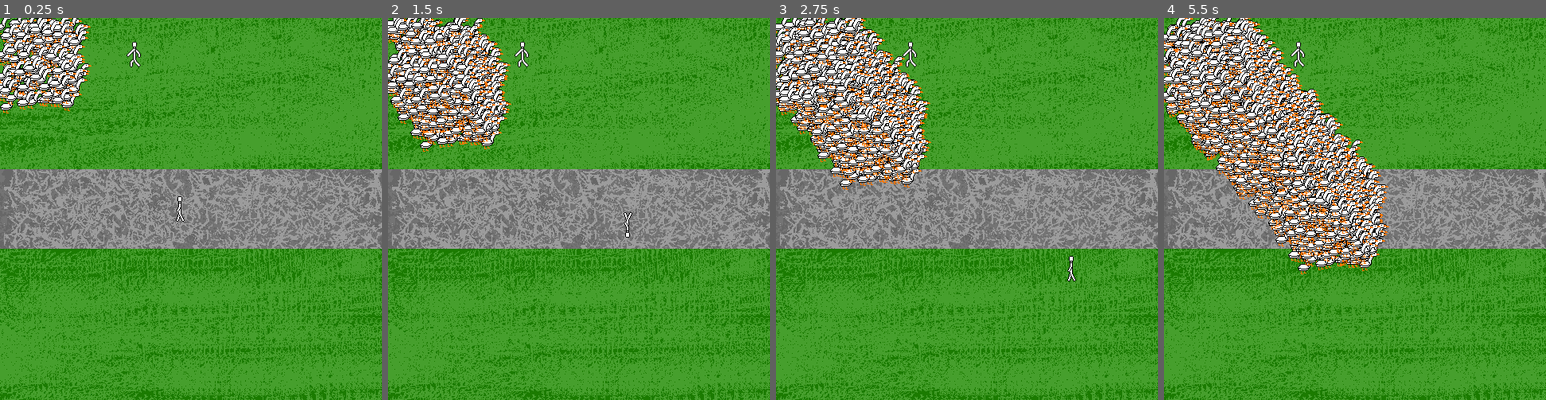
Above: before the commit, frames 1-4 (left to right).
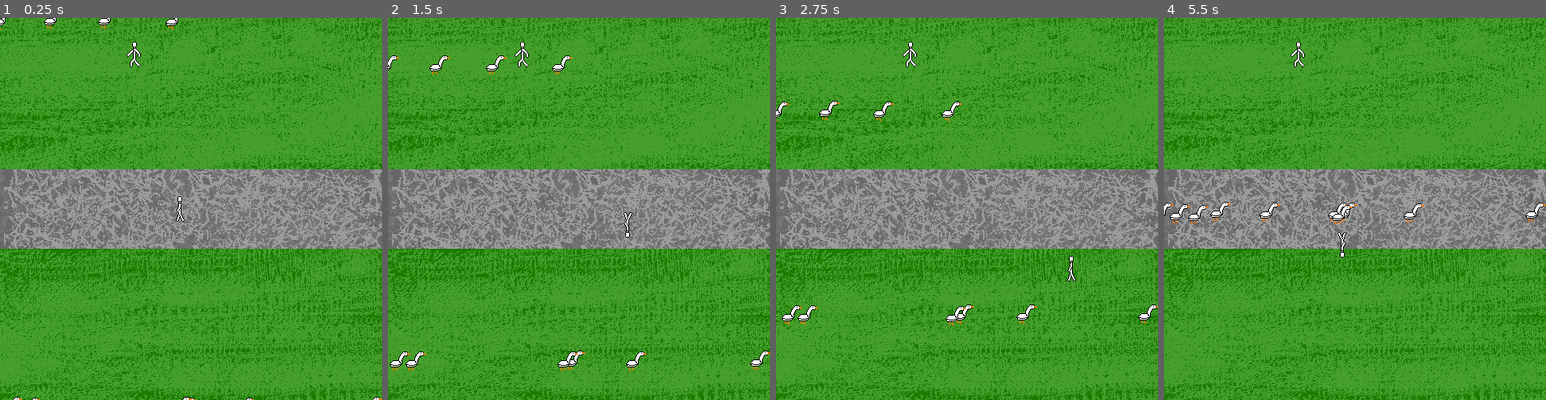
Above: after the commit, the same moments.

Repository: Qmtfive/GooseGame
Game: Godot game, scene res://Level.tscn
The game is run twice, just before and just after one commit, with the same random seed, the same clock (stepped at 60 frames per second) and the same inputs. The project has no main scene, so this scene is started directly.
Inputs:
- Up to frame 1 (0.25 s): no input
- Up to frame 2 (1.5 s): hold Right (ui_right) 0.53-1.28 s; hold Down (ui_down) from 1.28 s (still down)
- Up to frame 3 (2.75 s): release Down (ui_down) at 2.03 s; hold Right (ui_right) from 2.03 s (still down)
- Up to frame 4 (5.5 s): release Right (ui_right) at 2.78 s; hold Up (ui_up) 2.78-3.53 s; hold Left (ui_left) 3.53-5.03 s; hold Down (ui_down) from 5.03 s (still down)

The runs differ from the first frame. In frame 1, 4.9% of the frame differs, in the area x 0-100%, y 0-100%; in frame 2, 9.4%; in frame 3, 13%; in frame 4, 22%, in the area x 0-100%, y 0-68%.

Commit message:
goose spawning no longer results in the apocalypse

Diff:
--- a/Goose.gd
+++ b/Goose.gd
@@ -4,8 +4,10 @@
 # Declare member variables here. Examples:
 # var a = 2
 # var b = "text"
-export var speed = 300
-
+export var speed = 50
+export var xvel = 0
+export var yvel = 0
+var yveltempstore = 0
 
 # Called when the node enters the scene tree for the first time.
 func _ready():
@@ -14,10 +16,21 @@
 
 # Called every frame. 'delta' is the elapsed time since the previous frame.
 func _process(delta):
-	var velocity = Vector2(5, 6)  # The player's movement vector.
+	var rand = RandomNumberGenerator.new()
+	rand.randomize()
+	xvel = rand.randf_range(-.75,.75)
+	var velocity = Vector2(xvel, yvel)
 	if velocity.length() > 0:
 		velocity = velocity.normalized() * speed
 		$GooseAnimation.play()
 	else:
 		$GooseAnimation.stop()
 	position += velocity * delta
+
+func stop():
+	yveltempstore = yvel
+	yvel = 0
+	xvel = 0
+
+func changeDirection():
+	yvel = yveltempstore
--- a/Goose.tscn
+++ b/Goose.tscn
@@ -17,7 +17,6 @@
 
 [node name="Goose" type="Area2D"]
 script = ExtResource( 1 )
-speed = 50
 
 [node name="GooseAnimation" type="AnimatedSprite" parent="."]
 frames = SubResource( 1 )
--- a/GooseSpawner.gd
+++ b/GooseSpawner.gd
@@ -8,19 +8,23 @@
 
 # Called when the node enters the scene tree for the first time.
 func _ready():
-	pass # Replace with function body.
+	for i in range(0, 10):
+		var mothergoose = load("res://Goose.tscn")
+		var goose = mothergoose.instance()
+		var rand = RandomNumberGenerator.new()
+		rand.randomize()
+		goose.position.x = rand.randf_range(0, 475)
+		rand.randomize()
+		var boolean = rand.randi_range(0, 1)
+		if boolean == 0:
+			goose.position.y = -10
+			goose.yvel = 1
+		elif boolean == 1:
+			goose.position.y = 500
+			goose.yvel = -1
+		add_child(goose)
 
 
 # Called every frame. 'delta' is the elapsed time since the previous frame.
 func _process(delta):
-	var rand = RandomNumberGenerator.new()
-	var mothergoose = load("res://Goose.tscn")
-	for i in range(0,10):
-		var goose = mothergoose.instance()
-		rand.randomize()
-		var x = rand.randf_range(0,100)
-		rand.randomize()
-		var y = rand.randf_range(0,100)
-		goose.position.y = y
-		goose.position.x = x
-		add_child(goose)
+	pass
--- a/Level.tscn
+++ b/Level.tscn
@@ -32,6 +32,7 @@
 position = Vector2( 168.036, 45.8197 )
 frames = SubResource( 2 )
 animation = "WalkingDude"
+frame = 2
 playing = true
 
 [node name="Player" type="Area2D" parent="."]
@@ -42,7 +43,7 @@
 [node name="WalkingDude" type="AnimatedSprite" parent="Player"]
 frames = SubResource( 2 )
 animation = "WalkingDude"
-frame = 1
+frame = 3
 playing = true
 
 [node name="CollisionShape2D" type="CollisionShape2D" parent="Player"]
